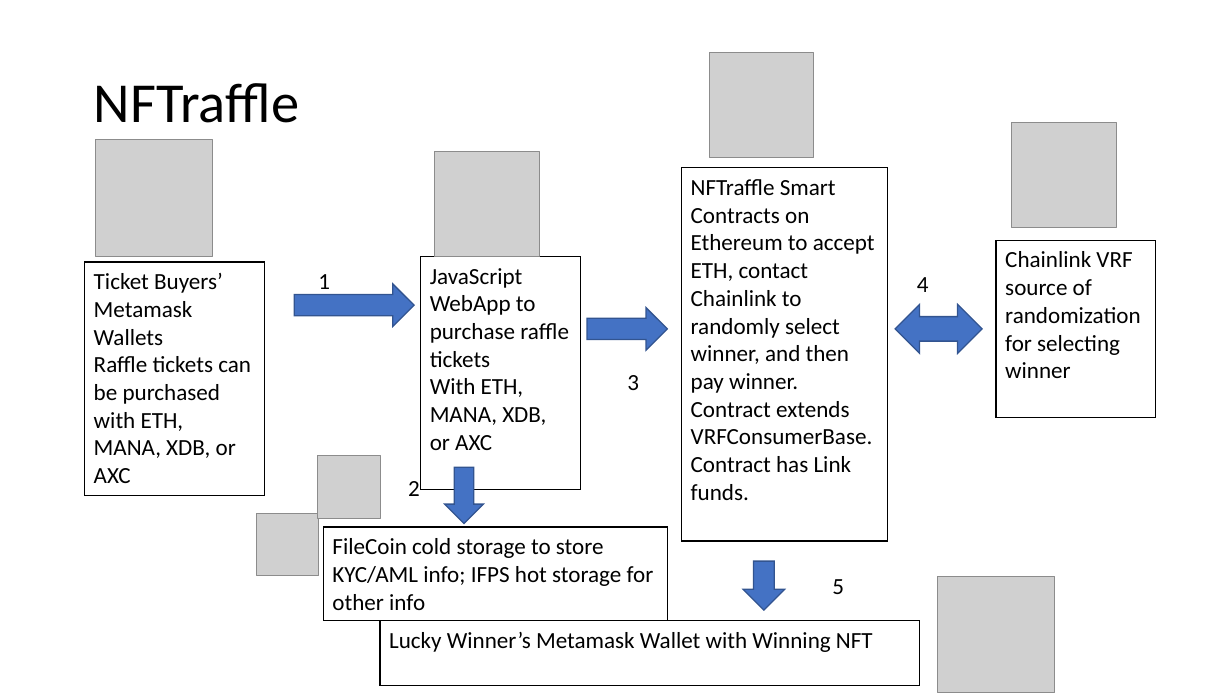
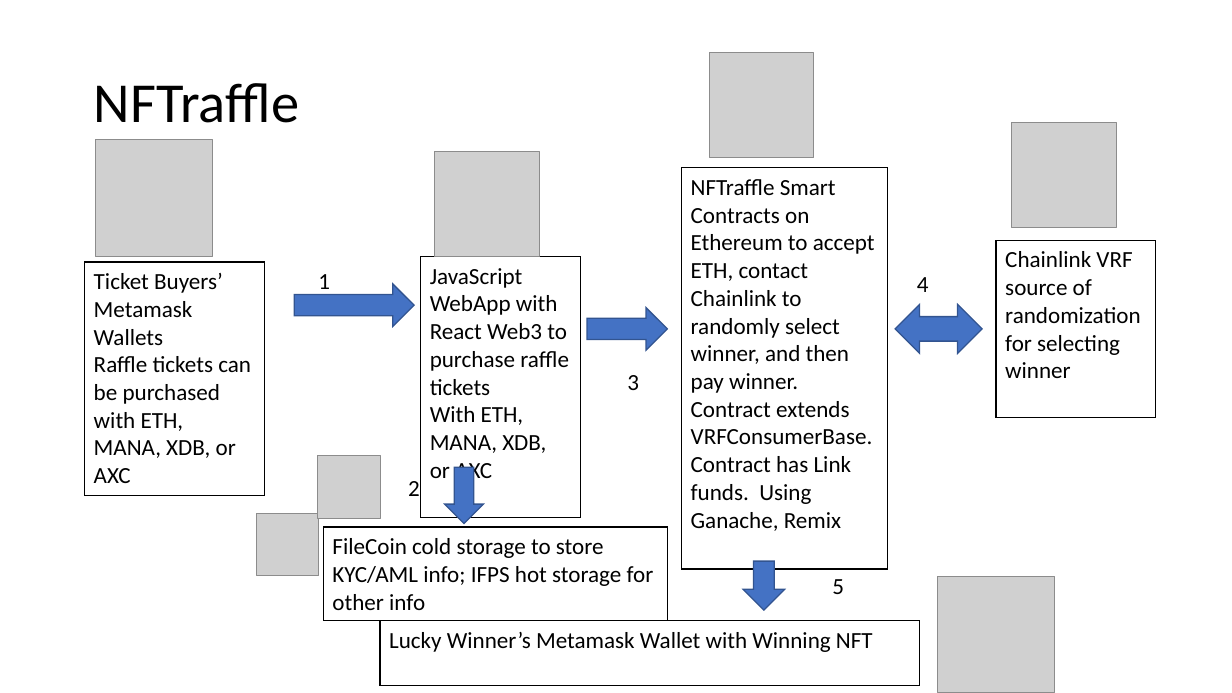
Before and after one commit to tomplunkett/NFTraffle, a slide deck: slide 3 of NFTraffle_july15.pptx. Drawn at 1232x693 pixels with LibreOffice and Linux fonts; fonts in the diff are those of the drawing; grey boxes stand for pictures. Boxes give left, top, right and bottom in pixels: in the first picture for what was removed or moved away, otherwise in the second. Text is boxed around its words. In the diff, an @@ line names an element or a change of style, - is before the commit and + after.

```diff
--- a/NFTraffle_july15.pptx
+++ b/NFTraffle_july15.pptx
@@ rectangle "NFTraffle Smart Contracts on": place and size @@
-rectangle "NFTraffle Smart Contracts on" at <box>682,168,888,542</box>
+rectangle "NFTraffle Smart Contracts on" at <box>682,168,888,569</box>
@@ text in rectangle at <box>691,234,875,531</box>: text changed @@
-Ethereum to accept ETH, contact Chainlink to randomly select winner, and then pay winner. Contract extends VRFConsumerBase. Contract has Link funds.
+Ethereum to accept ETH, contact Chainlink to randomly select winner, and then pay winner. Contract extends VRFConsumerBase. Contract has Link funds. Using Ganache, Remix
@@ rectangle "JavaScript WebApp with React Web3 ...": place and size @@
-rectangle "JavaScript WebApp with React Web3 ..." at <box>421,257,580,490</box>
+rectangle "JavaScript WebApp with React Web3 ..." at <box>421,257,580,518</box>
@@ text in rectangle at <box>430,268,569,395</box>: text changed @@
-JavaScript WebApp to purchase raffle tickets
+JavaScript WebApp with React Web3 to purchase raffle tickets
```
Also in this commit, not shown: 1 other slide changed.
